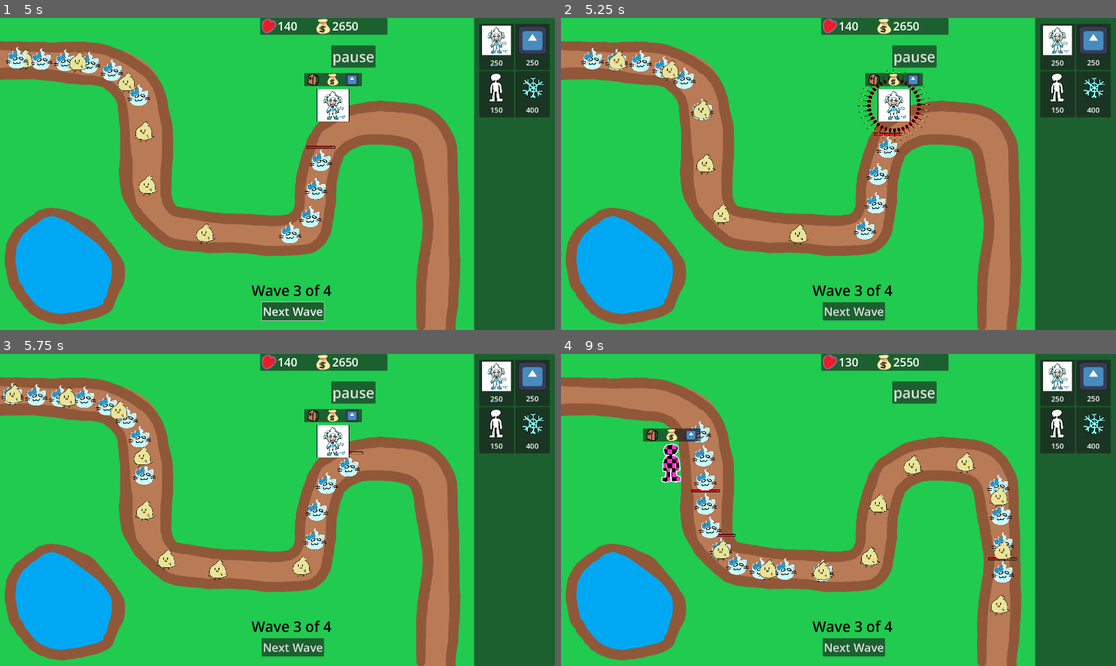
Above: before the commit, frames 1-4 (two rows, left to right).
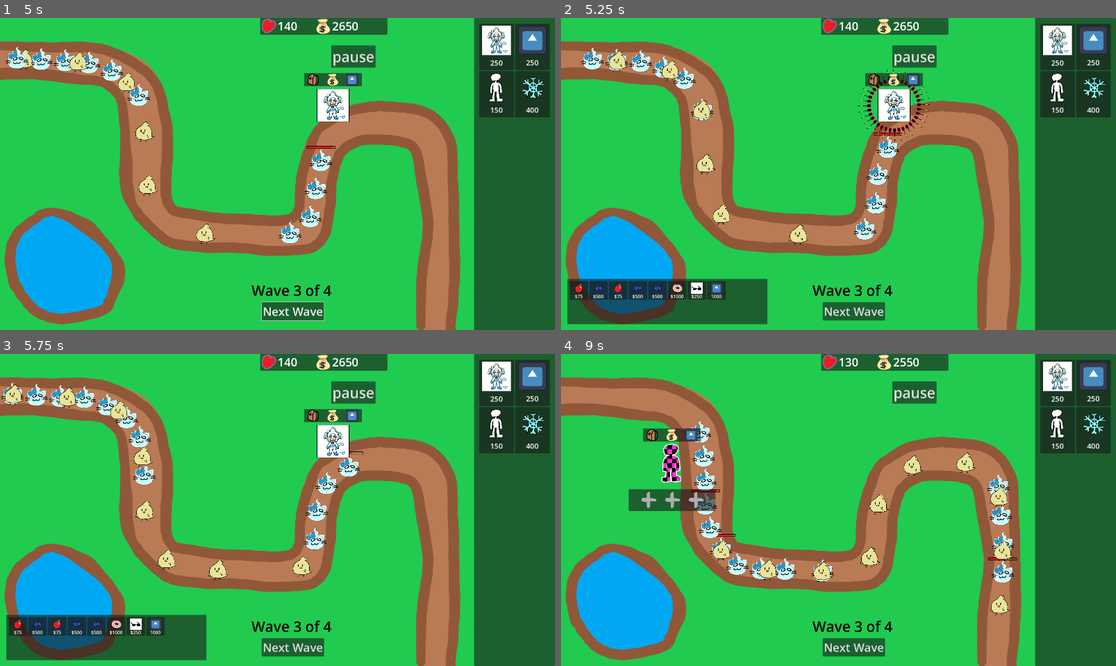
Above: after the commit, the same moments.

Repository: VitaminTree/Minki-Tower-Defense
Game: Godot game, scene res://UI/MainMenu.tscn
Two runs of this game, one before a commit and one after it. Both use one fixed random seed, a clock stepped at 60 frames per second and the inputs below. The engine's default icon, where the game draws it, is replaced by a stand-in: a white triangle on a blue panel in a dark square.
Inputs (mouse positions are in pixels of both pictures, inside the frame that each line leads up to):
- Up to frame 1 (5 s): click "Play" at 0.5 s; click "Next Wave" at 1.25 s; click "Next Wave" at 2 s; click "Next Wave" at 2.75 s; drag from (493, 46) to (333, 105) at 3.52 s; drag from (333, 105) to (249, 236) at 4.27 s
- Up to frame 2 (5.25 s): click (871, 80) at 5 s
- Up to frame 3 (5.75 s): no input
- Up to frame 4 (9 s): click (894, 416) at 5.75 s; move the mouse to (1093, 382) at 6.52 s; click (1093, 382) at 6.67 s; drag from (1054, 428) to (672, 463) at 7.27 s; drag from (672, 463) to (866, 510) at 8.02 s; click (688, 435) at 8.75 s

Frame 1 is identical in both runs. In frame 2, 5.3% of the frame differs, in the area x 1-38%, y 83-99%; in frame 3, 5.3%; in frame 4, 1.1%.

Commit message:
Inventory System added
Backpack holds all your items
An item can be applied to a tower for a price
A tower can hold up to three items total

Diff:
--- /dev/null
+++ b/Items/ItemData.gd
@@ -0,0 +1,6 @@
+class_name ItemData extends Resource
+
+@export var name: String = ""
+@export_multiline var description: String = ""
+@export var texture: Texture
+@export var price: int = 100
--- /dev/null
+++ b/Items/Shades.tres
@@ -0,0 +1,11 @@
+[gd_resource type="Resource" script_class="ItemData" load_steps=3 format=3 uid="uid://12rue67sdqr"]
+
+[ext_resource type="Script" path="res://Items/ItemData.gd" id="1_oo28j"]
+[ext_resource type="Texture2D" uid="uid://daqpuvgbr81d5" path="res://Assets/shades.png" id="2_i7lh8"]
+
+[resource]
+script = ExtResource("1_oo28j")
+name = "Sunglasses"
+description = "Never let them know your next move. Damage up, range down."
+texture = ExtResource("2_i7lh8")
+price = 250
--- /dev/null
+++ b/Items/apple.tres
@@ -0,0 +1,11 @@
+[gd_resource type="Resource" script_class="ItemData" load_steps=3 format=3 uid="uid://brhrsx7wkrp1h"]
+
+[ext_resource type="Script" path="res://Items/ItemData.gd" id="1_axr3s"]
+[ext_resource type="Texture2D" uid="uid://cdevvlae5rgyj" path="res://Assets/apple.png" id="2_pluxq"]
+
+[resource]
+script = ExtResource("1_axr3s")
+name = "Apple"
+description = "One a day keeps them away. Attacks travel a bit faster"
+texture = ExtResource("2_pluxq")
+price = 75
--- /dev/null
+++ b/Items/donut.tres
@@ -0,0 +1,11 @@
+[gd_resource type="Resource" script_class="ItemData" load_steps=3 format=3 uid="uid://dwxqlv1mqhnk5"]
+
+[ext_resource type="Script" path="res://Items/ItemData.gd" id="1_e1lmn"]
+[ext_resource type="Texture2D" uid="uid://dshgc8wiethbt" path="res://Assets/donut.png" id="2_2k125"]
+
+[resource]
+script = ExtResource("1_e1lmn")
+name = "Pink Frosted Donut"
+description = "Very bad for your diet"
+texture = ExtResource("2_2k125")
+price = 1000
--- /dev/null
+++ b/Items/fish.tres
@@ -0,0 +1,11 @@
+[gd_resource type="Resource" script_class="ItemData" load_steps=3 format=3 uid="uid://djcbhkiqt2b1c"]
+
+[ext_resource type="Script" path="res://Items/ItemData.gd" id="1_sudy4"]
+[ext_resource type="Texture2D" uid="uid://c6j88y2ek4etw" path="res://Assets/fish.png" id="2_obilp"]
+
+[resource]
+script = ExtResource("1_sudy4")
+name = "Blue Fish"
+description = "Quite Stinky."
+texture = ExtResource("2_obilp")
+price = 500
--- a/Scripts/BasicTower.gd
+++ b/Scripts/BasicTower.gd
@@ -6,13 +6,18 @@
 @export var timer: Timer
 @export var contextMenu: Panel
 @export var spriteOutline: Sprite2D
+@export var equipMenu: Panel
 
 var objectsInRange = []
 var target
 var selected: bool = false
 var hovering: bool = false
 
+# Do not prefill this; Exported for debugging purposes
+@export var upgrades: Array[ItemData] = []
+
 func _ready() -> void:
+	SignalMessenger.connect("TOWER_UPGRADED", place_items)
 	set_process_input(false)
 	contextMenu.visible = false
 	spriteOutline.visible = false
@@ -67,6 +72,15 @@
 	target = furthestTarget
 	return target
 
+func place_items() -> void:
+	var size = upgrades.size()
+	if size > 0:
+		equipMenu.index_one.texture = upgrades[0].texture
+	if size > 1:
+		equipMenu.index_two.texture = upgrades[1].texture
+	if size > 2:
+		equipMenu.index_three.texture = upgrades[2].texture
+
 
 # This function appears to trigger second
 func _on_input_event(_viewport, event, _shape_idx):
@@ -79,7 +93,10 @@
 func _unhandled_input(event):
 	if event is InputEventMouseButton and event.pressed and event.button_index == MOUSE_BUTTON_LEFT:
 		if not hovering:
-			selected = false
+			if selected:
+				SignalMessenger.INVENTORY_TOGGLED.emit(self, false)
+				selected = false
+			equipMenu.visible = false
 			contextMenu.visible = false
 			draw_outline()
 
--- a/Scripts/SignalMessenger.gd
+++ b/Scripts/SignalMessenger.gd
@@ -20,3 +20,10 @@
 signal MOUSE_OVER_WATER(state: bool)
 
 signal STATUS_APPLIED
+
+signal INVENTORY_TOGGLED(tower: Tower, make_visible: bool)
+# signal ITEM_CLICKED(index: int) [RELOCATED TO SlotPanel]
+signal INVENTORY_PROCESSED(backpack_data: BackpackData, index: int)
+signal INVENTORY_UPDATED(backpack_data: BackpackData)
+
+signal TOWER_UPGRADED
--- a/Towers/ExperimentalMinki.tscn
+++ b/Towers/ExperimentalMinki.tscn
@@ -8,6 +8,7 @@
 [ext_resource type="StyleBox" uid="uid://ruchrnlx762e" path="res://InvalidPlacement.tres" id="4_af4iy"]
 [ext_resource type="Texture2D" uid="uid://b8ovdiaq6k32m" path="res://Assets/icon.svg" id="4_x0qtk"]
 [ext_resource type="PackedScene" uid="uid://do4yo845lj8nv" path="res://UI/TowerContextMenu.tscn" id="7_gom1h"]
+[ext_resource type="PackedScene" uid="uid://db2dyj0u6qlg5" path="res://UI/TowerUpgradeMenu.tscn" id="9_wps7p"]
 
 [sub_resource type="RectangleShape2D" id="RectangleShape2D_v47a8"]
 size = Vector2(64, 64)
@@ -29,7 +30,7 @@
 axis_stretch_vertical = 1
 modulate_color = Color(1, 0.188235, 0.823529, 1)
 
-[node name="Tower" type="StaticBody2D" node_paths=PackedStringArray("rangeHitbox", "projectileOrigin", "timer", "contextMenu", "spriteOutline")]
+[node name="Tower" type="StaticBody2D" node_paths=PackedStringArray("rangeHitbox", "projectileOrigin", "timer", "contextMenu", "spriteOutline", "equipMenu")]
 collision_layer = 3
 input_pickable = true
 script = ExtResource("1_25dh4")
@@ -39,6 +40,7 @@
 timer = NodePath("BulletCooldown")
 contextMenu = NodePath("TowerMenu")
 spriteOutline = NodePath("OutlineShader")
+equipMenu = NodePath("EquipMenu")
 
 [node name="TowerShape" type="CollisionShape2D" parent="."]
 shape = SubResource("RectangleShape2D_v47a8")
@@ -107,6 +109,11 @@
 tower = NodePath("..")
 metadata/_edit_use_anchors_ = true
 
+[node name="EquipMenu" parent="." instance=ExtResource("9_wps7p")]
+visible = false
+offset_top = 49.0
+offset_bottom = 124.0
+
 [connection signal="input_event" from="." to="." method="_on_input_event"]
 [connection signal="mouse_entered" from="." to="." method="_on_mouse_entered"]
 [connection signal="mouse_exited" from="." to="." method="_on_mouse_exited"]
--- a/Towers/FreezingMinki.tscn
+++ b/Towers/FreezingMinki.tscn
@@ -8,6 +8,7 @@
 [ext_resource type="Shader" path="res://DefaultDude.gdshader" id="4_v05mu"]
 [ext_resource type="StyleBox" uid="uid://ruchrnlx762e" path="res://InvalidPlacement.tres" id="5_11a7t"]
 [ext_resource type="PackedScene" uid="uid://do4yo845lj8nv" path="res://UI/TowerContextMenu.tscn" id="8_1q51o"]
+[ext_resource type="PackedScene" uid="uid://db2dyj0u6qlg5" path="res://UI/TowerUpgradeMenu.tscn" id="9_meioc"]
 
 [sub_resource type="RectangleShape2D" id="RectangleShape2D_6r78o"]
 size = Vector2(128, 128)
@@ -29,7 +30,7 @@
 axis_stretch_vertical = 1
 modulate_color = Color(0.14902, 0.188235, 0.823529, 1)
 
-[node name="FreezingMinki" type="StaticBody2D" node_paths=PackedStringArray("rangeHitbox", "projectileOrigin", "timer", "contextMenu", "spriteOutline")]
+[node name="FreezingMinki" type="StaticBody2D" node_paths=PackedStringArray("rangeHitbox", "projectileOrigin", "timer", "contextMenu", "spriteOutline", "equipMenu")]
 input_pickable = true
 script = ExtResource("1_5q48e")
 projectile = ExtResource("2_8gw5k")
@@ -38,6 +39,7 @@
 timer = NodePath("BulletCooldown")
 contextMenu = NodePath("TowerMenu")
 spriteOutline = NodePath("OutlineShader")
+equipMenu = NodePath("EquipMenu")
 
 [node name="TowerShape" type="CollisionShape2D" parent="."]
 shape = SubResource("RectangleShape2D_6r78o")
@@ -105,6 +107,11 @@
 tower = NodePath("..")
 metadata/_edit_use_anchors_ = true
 
+[node name="EquipMenu" parent="." instance=ExtResource("9_meioc")]
+visible = false
+offset_top = 100.0
+offset_bottom = 175.0
+
 [connection signal="input_event" from="." to="." method="_on_input_event"]
 [connection signal="mouse_entered" from="." to="." method="_on_mouse_entered"]
 [connection signal="mouse_exited" from="." to="." method="_on_mouse_exited"]
--- a/Towers/IceMinki.tscn
+++ b/Towers/IceMinki.tscn
@@ -7,6 +7,7 @@
 [ext_resource type="StyleBox" uid="uid://ruchrnlx762e" path="res://InvalidPlacement.tres" id="4_ku0nn"]
 [ext_resource type="Shader" path="res://DefaultDude.gdshader" id="5_n7kc0"]
 [ext_resource type="PackedScene" uid="uid://do4yo845lj8nv" path="res://UI/TowerContextMenu.tscn" id="6_v4eli"]
+[ext_resource type="PackedScene" uid="uid://db2dyj0u6qlg5" path="res://UI/TowerUpgradeMenu.tscn" id="8_xm4dd"]
 
 [sub_resource type="RectangleShape2D" id="RectangleShape2D_tr8sk"]
 size = Vector2(109, 110)
@@ -22,7 +23,7 @@
 shader_parameter/inside = false
 shader_parameter/add_margins = true
 
-[node name="IceMinkiTower" type="StaticBody2D" node_paths=PackedStringArray("rangeHitbox", "projectileOrigin", "timer", "contextMenu", "spriteOutline")]
+[node name="IceMinkiTower" type="StaticBody2D" node_paths=PackedStringArray("rangeHitbox", "projectileOrigin", "timer", "contextMenu", "spriteOutline", "equipMenu")]
 input_pickable = true
 script = ExtResource("1_0cejt")
 projectile = ExtResource("2_hnokn")
@@ -31,6 +32,7 @@
 timer = NodePath("BulletCooldown")
 contextMenu = NodePath("TowerMenu")
 spriteOutline = NodePath("OutlineShader")
+equipMenu = NodePath("EquipMenu")
 
 [node name="TowerShape" type="CollisionShape2D" parent="."]
 position = Vector2(-0.5, 0)
@@ -84,6 +86,9 @@
 offset_bottom = -66.0
 tower = NodePath("..")
 
+[node name="EquipMenu" parent="." instance=ExtResource("8_xm4dd")]
+visible = false
+
 [connection signal="input_event" from="." to="." method="_on_input_event"]
 [connection signal="mouse_entered" from="." to="." method="_on_mouse_entered"]
 [connection signal="mouse_exited" from="." to="." method="_on_mouse_exited"]
--- a/Towers/PurpleMinki.tscn
+++ b/Towers/PurpleMinki.tscn
@@ -8,6 +8,7 @@
 [ext_resource type="StyleBox" uid="uid://ruchrnlx762e" path="res://InvalidPlacement.tres" id="3_uqt4y"]
 [ext_resource type="Shader" path="res://DefaultDude.gdshader" id="4_6wx7a"]
 [ext_resource type="PackedScene" uid="uid://do4yo845lj8nv" path="res://UI/TowerContextMenu.tscn" id="8_xb7pb"]
+[ext_resource type="PackedScene" uid="uid://db2dyj0u6qlg5" path="res://UI/TowerUpgradeMenu.tscn" id="9_8haqs"]
 
 [sub_resource type="RectangleShape2D" id="RectangleShape2D_tr8sk"]
 size = Vector2(109, 110)
@@ -29,7 +30,7 @@
 axis_stretch_vertical = 1
 modulate_color = Color(1, 0.188235, 0.823529, 1)
 
-[node name="TempMinkiTower" type="StaticBody2D" node_paths=PackedStringArray("rangeHitbox", "projectileOrigin", "timer", "contextMenu", "spriteOutline")]
+[node name="TempMinkiTower" type="StaticBody2D" node_paths=PackedStringArray("rangeHitbox", "projectileOrigin", "timer", "contextMenu", "spriteOutline", "equipMenu")]
 input_pickable = true
 script = ExtResource("1_1s836")
 projectile = ExtResource("2_afh23")
@@ -38,6 +39,7 @@
 timer = NodePath("BulletCooldown")
 contextMenu = NodePath("TowerMenu")
 spriteOutline = NodePath("OutlineShader")
+equipMenu = NodePath("EquipMenu")
 
 [node name="TowerShape" type="CollisionShape2D" parent="."]
 position = Vector2(-0.5, 0)
@@ -104,6 +106,11 @@
 offset_bottom = -75.0
 tower = NodePath("..")
 
+[node name="EquipMenu" parent="." instance=ExtResource("9_8haqs")]
+visible = false
+offset_top = 90.0
+offset_bottom = 165.0
+
 [connection signal="input_event" from="." to="." method="_on_input_event"]
 [connection signal="mouse_entered" from="." to="." method="_on_mouse_entered"]
 [connection signal="mouse_exited" from="." to="." method="_on_mouse_exited"]
--- a/Towers/TowerOptions.gd
+++ b/Towers/TowerOptions.gd
@@ -2,16 +2,18 @@
 
 @export var tower: Tower
 
+@onready var equip_menu = $"../EquipMenu"
 
 
 func _on_backpack_button_pressed():
-	print("Backpack button pressed")
+	SignalMessenger.INVENTORY_TOGGLED.emit(tower, true)
 
 
 func _on_sell_button_pressed():
+	SignalMessenger.INVENTORY_TOGGLED.emit(tower, false)
 	SignalMessenger.MONEY_PAYMENT.emit(50)
 	tower.queue_free()
 
 
 func _on_third_button_pressed():
-	print("Third option pressed")
+	equip_menu.visible = !equip_menu.visible
--- /dev/null
+++ b/UI/Inventory/BackpackData.gd
@@ -0,0 +1,19 @@
+class_name BackpackData extends Resource
+
+@export var slot_datas: Array[SlotData]
+
+
+func slot_clicked(index: int) -> void:
+	SignalMessenger.INVENTORY_PROCESSED.emit(self, index)
+
+
+func purchase_slot_data(index: int, balance) -> SlotData:
+	var slot_data = slot_datas[index]
+	if not slot_data:
+		return null
+	if balance < slot_data.item_data.price:
+		return null
+	SignalMessenger.MONEY_PAYMENT.emit(-1*slot_data.item_data.price)
+	slot_datas[index] = null
+	SignalMessenger.INVENTORY_UPDATED.emit(self)
+	return slot_data
--- /dev/null
+++ b/UI/Inventory/BackpackPanel.gd
@@ -0,0 +1,54 @@
+extends PanelContainer
+
+const Slot = preload("res://UI/Inventory/slot.tscn")
+
+@onready var item_grid = $MarginContainer/ItemGrid
+
+@export var money: RichTextLabel
+
+var target_tower: Tower
+
+# !! NOTICE !!
+# Inventory should be dynamically passed, maybe to a "Player" node?
+# For testing purposes, this is OK for now
+func _ready() -> void:
+	SignalMessenger.connect("INVENTORY_TOGGLED", show_backpack)
+	SignalMessenger.connect("INVENTORY_PROCESSED", on_inventory_interact) # likely to need to move to anotehr location, but that's the beauty of using signals
+	SignalMessenger.connect("INVENTORY_UPDATED", fill_item_grid)
+	var inv_data = preload("res://UI/Inventory/TestInventory.tres")
+	fill_item_grid(inv_data)
+
+
+func fill_item_grid(backpack_data: BackpackData) -> void:
+	# Clear the inventory before loading data
+	for child in item_grid.get_children():
+		child.queue_free()
+
+
+	for slot_data in backpack_data.slot_datas:
+		var slot = Slot.instantiate()
+		item_grid.add_child(slot)
+
+		# Interestingly, I can connect a signal to a parameter's function
+		slot.connect("ITEM_CLICKED", backpack_data.slot_clicked)
+
+		if slot_data:
+			slot.set_slot_data(slot_data)
+
+
+func show_backpack(tower: Tower, make_visible: bool) -> void:
+	target_tower = tower
+	self.visible = make_visible
+
+
+func on_inventory_interact(backpack_data: BackpackData, index: int) -> void:
+	var balance = int(money.text)
+	var tower_upgrade_count = target_tower.upgrades.size()
+	if tower_upgrade_count < 3:
+		var grabbed_slot_data = backpack_data.purchase_slot_data(index, balance)
+		print(grabbed_slot_data)
+		if grabbed_slot_data:
+			target_tower.upgrades.append(grabbed_slot_data.item_data)
+			SignalMessenger.TOWER_UPGRADED.emit()
+	else:
+		print("UPGRADE LIMIT REACHED FOR THIS TOWER")
--- /dev/null
+++ b/UI/Inventory/SlotData.gd
@@ -0,0 +1,3 @@
+class_name SlotData extends Resource
+
+@export var item_data: ItemData
--- /dev/null
+++ b/UI/Inventory/SlotPanel.gd
@@ -0,0 +1,18 @@
+extends PanelContainer
+
+@onready var texture_rect = $MarginContainer/TextureRect
+@onready var price_label = $PriceLabel
+
+signal ITEM_CLICKED(index: int)
+
+
+func set_slot_data(slot_data: SlotData) -> void:
+	var item_data = slot_data.item_data
+	texture_rect.texture = item_data.texture
+	tooltip_text = "%s\n%s" % [item_data.name, item_data.description]
+	price_label.text = "$%s" % [item_data.price]
+
+
+func _on_gui_input(event: InputEvent) -> void:
+	if event is InputEventMouseButton and event.pressed:
+		ITEM_CLICKED.emit(get_index())
--- /dev/null
+++ b/UI/Inventory/TestInventory.tres
@@ -0,0 +1,40 @@
+[gd_resource type="Resource" script_class="BackpackData" load_steps=14 format=3 uid="uid://c3cn3wx7r1a77"]
+
+[ext_resource type="Script" path="res://UI/Inventory/BackpackData.gd" id="1_l6x2s"]
+[ext_resource type="Resource" uid="uid://brhrsx7wkrp1h" path="res://Items/apple.tres" id="2_k3tg7"]
+[ext_resource type="Script" path="res://UI/Inventory/SlotData.gd" id="3_pqesc"]
+[ext_resource type="Resource" uid="uid://djcbhkiqt2b1c" path="res://Items/fish.tres" id="4_1d3o0"]
+[ext_resource type="Resource" uid="uid://12rue67sdqr" path="res://Items/Shades.tres" id="4_pg57f"]
+[ext_resource type="Resource" uid="uid://dwxqlv1mqhnk5" path="res://Items/donut.tres" id="5_0nyna"]
+
+[sub_resource type="Resource" id="Resource_yw6kw"]
+script = ExtResource("3_pqesc")
+item_data = ExtResource("2_k3tg7")
+
+[sub_resource type="Resource" id="Resource_bm520"]
+script = ExtResource("3_pqesc")
+item_data = ExtResource("4_1d3o0")
+
+[sub_resource type="Resource" id="Resource_vaqeb"]
+script = ExtResource("3_pqesc")
+item_data = ExtResource("2_k3tg7")
+
+[sub_resource type="Resource" id="Resource_fnuqy"]
+script = ExtResource("3_pqesc")
+item_data = ExtResource("4_1d3o0")
+
+[sub_resource type="Resource" id="Resource_arl3i"]
+script = ExtResource("3_pqesc")
+item_data = ExtResource("4_1d3o0")
+
+[sub_resource type="Resource" id="Resource_4wfc5"]
+script = ExtResource("3_pqesc")
+item_data = ExtResource("5_0nyna")
+
+[sub_resource type="Resource" id="Resource_kub2q"]
+script = ExtResource("3_pqesc")
+item_data = ExtResource("4_pg57f")
+
+[resource]
+script = ExtResource("1_l6x2s")
+slot_datas = Array[ExtResource("3_pqesc")]([SubResource("Resource_yw6kw"), SubResource("Resource_bm520"), SubResource("Resource_vaqeb"), SubResource("Resource_fnuqy"), SubResource("Resource_arl3i"), SubResource("Resource_4wfc5"), SubResource("Resource_kub2q"), null])
--- /dev/null
+++ b/UI/Inventory/slot.tscn
@@ -0,0 +1,32 @@
+[gd_scene load_steps=3 format=3 uid="uid://bfjfakf71xh17"]
+
+[ext_resource type="Script" path="res://UI/Inventory/SlotPanel.gd" id="1_a55n4"]
+[ext_resource type="Texture2D" uid="uid://b8ovdiaq6k32m" path="res://Assets/icon.svg" id="1_wnpgp"]
+
+[node name="Slot" type="PanelContainer"]
+custom_minimum_size = Vector2(64, 64)
+offset_right = 64.0
+offset_bottom = 64.0
+script = ExtResource("1_a55n4")
+
+[node name="MarginContainer" type="MarginContainer" parent="."]
+layout_mode = 2
+theme_override_constants/margin_left = 4
+theme_override_constants/margin_top = 4
+theme_override_constants/margin_right = 4
+theme_override_constants/margin_bottom = 20
+
+[node name="TextureRect" type="TextureRect" parent="MarginContainer"]
+layout_mode = 2
+texture = ExtResource("1_wnpgp")
+expand_mode = 1
+stretch_mode = 5
+
+[node name="PriceLabel" type="Label" parent="."]
+layout_mode = 2
+size_flags_vertical = 8
+text = "1000"
+horizontal_alignment = 1
+vertical_alignment = 2
+
+[connection signal="gui_input" from="." to="." method="_on_gui_input"]
--- /dev/null
+++ b/UI/TowerUpgradeMenu.gd
@@ -0,0 +1,7 @@
+extends Panel
+
+@onready var index_one = $HBoxContainer/TextureButton
+@onready var index_two = $HBoxContainer/TextureButton2
+@onready var index_three = $HBoxContainer/TextureButton3
+
+var items: Array[Label] = [index_one, index_two, index_three]
--- /dev/null
+++ b/UI/TowerUpgradeMenu.tscn
@@ -0,0 +1,50 @@
+[gd_scene load_steps=3 format=3 uid="uid://db2dyj0u6qlg5"]
+
+[ext_resource type="Texture2D" uid="uid://qdhh7sji4y2j" path="res://Assets/plus.png" id="1_83r2e"]
+[ext_resource type="Script" path="res://UI/TowerUpgradeMenu.gd" id="1_rffj1"]
+
+[node name="EquipMenu" type="Panel"]
+offset_left = -150.0
+offset_top = 75.0
+offset_right = 150.0
+offset_bottom = 150.0
+script = ExtResource("1_rffj1")
+
+[node name="HBoxContainer" type="HBoxContainer" parent="."]
+layout_mode = 1
+anchors_preset = 8
+anchor_left = 0.5
+anchor_top = 0.5
+anchor_right = 0.5
+anchor_bottom = 0.5
+offset_left = -121.0
+offset_top = -31.5
+offset_right = 121.0
+offset_bottom = 31.5
+grow_horizontal = 2
+grow_vertical = 2
+alignment = 1
+
+[node name="TextureButton" type="TextureRect" parent="HBoxContainer"]
+layout_mode = 2
+size_flags_horizontal = 3
+texture = ExtResource("1_83r2e")
+expand_mode = 1
+stretch_mode = 5
+flip_h = true
+
+[node name="TextureButton2" type="TextureRect" parent="HBoxContainer"]
+layout_mode = 2
+size_flags_horizontal = 3
+texture = ExtResource("1_83r2e")
+expand_mode = 1
+stretch_mode = 5
+flip_h = true
+
+[node name="TextureButton3" type="TextureRect" parent="HBoxContainer"]
+layout_mode = 2
+size_flags_horizontal = 3
+texture = ExtResource("1_83r2e")
+expand_mode = 1
+stretch_mode = 5
+flip_h = true
--- /dev/null
+++ b/UI/inventory_panel.tscn
@@ -0,0 +1,70 @@
+[gd_scene load_steps=3 format=3 uid="uid://cnll5myl1ee0f"]
+
+[ext_resource type="Script" path="res://UI/Inventory/BackpackPanel.gd" id="1_x7qhe"]
+[ext_resource type="PackedScene" uid="uid://bfjfakf71xh17" path="res://UI/Inventory/slot.tscn" id="2_yfai1"]
+
+[node name="InventoryPanel" type="PanelContainer"]
+offset_left = 22.0
+offset_top = 903.0
+offset_right = 714.0
+offset_bottom = 1060.0
+script = ExtResource("1_x7qhe")
+
+[node name="MarginContainer" type="MarginContainer" parent="."]
+layout_mode = 2
+theme_override_constants/margin_left = 8
+theme_override_constants/margin_top = 8
+theme_override_constants/margin_right = 8
+theme_override_constants/margin_bottom = 8
+
+[node name="ItemGrid" type="GridContainer" parent="MarginContainer"]
+layout_mode = 2
+columns = 10
+
+[node name="Slot" parent="MarginContainer/ItemGrid" instance=ExtResource("2_yfai1")]
+layout_mode = 2
+
+[node name="Slot2" parent="MarginContainer/ItemGrid" instance=ExtResource("2_yfai1")]
+layout_mode = 2
+
+[node name="Slot3" parent="MarginContainer/ItemGrid" instance=ExtResource("2_yfai1")]
+layout_mode = 2
+
+[node name="Slot4" parent="MarginContainer/ItemGrid" instance=ExtResource("2_yfai1")]
+layout_mode = 2
+
+[node name="Slot5" parent="MarginContainer/ItemGrid" instance=ExtResource("2_yfai1")]
+layout_mode = 2
+
+[node name="Slot6" parent="MarginContainer/ItemGrid" instance=ExtResource("2_yfai1")]
+layout_mode = 2
+
+[node name="Slot7" parent="MarginContainer/ItemGrid" instance=ExtResource("2_yfai1")]
+layout_mode = 2
+
+[node name="Slot8" parent="MarginContainer/ItemGrid" instance=ExtResource("2_yfai1")]
+layout_mode = 2
+
+[node name="Slot9" parent="MarginContainer/ItemGrid" instance=ExtResource("2_yfai1")]
+layout_mode = 2
+
+[node name="Slot10" parent="MarginContainer/ItemGrid" instance=ExtResource("2_yfai1")]
+layout_mode = 2
+
+[node name="Slot11" parent="MarginContainer/ItemGrid" instance=ExtResource("2_yfai1")]
+layout_mode = 2
+
+[node name="Slot12" parent="MarginContainer/ItemGrid" instance=ExtResource("2_yfai1")]
+layout_mode = 2
+
+[node name="Slot13" parent="MarginContainer/ItemGrid" instance=ExtResource("2_yfai1")]
+layout_mode = 2
+
+[node name="Slot14" parent="MarginContainer/ItemGrid" instance=ExtResource("2_yfai1")]
+layout_mode = 2
+
+[node name="Slot15" parent="MarginContainer/ItemGrid" instance=ExtResource("2_yfai1")]
+layout_mode = 2
+
+[node name="Slot16" parent="MarginContainer/ItemGrid" instance=ExtResource("2_yfai1")]
+layout_mode = 2
--- a/UI/ui.tscn
+++ b/UI/ui.tscn
@@ -12,6 +12,7 @@
 [ext_resource type="Texture2D" uid="uid://b5xso582ggq0r" path="res://Assets/person.png" id="8_lc4wy"]
 [ext_resource type="PackedScene" uid="uid://xr1agxks51pu" path="res://Towers/FreezingMinki.tscn" id="11_0f5dw"]
 [ext_resource type="Texture2D" uid="uid://cvcyxobda58s6" path="res://Assets/snowflake.png" id="12_hu68y"]
+[ext_resource type="PackedScene" uid="uid://cnll5myl1ee0f" path="res://UI/inventory_panel.tscn" id="13_smvxm"]
 
 [node name="UI" type="CanvasLayer"]
 
@@ -104,3 +105,7 @@
 price = 400
 unit = ExtResource("11_0f5dw")
 texture = ExtResource("12_hu68y")
+
+[node name="InventoryPanel" parent="." node_paths=PackedStringArray("money") instance=ExtResource("13_smvxm")]
+visible = false
+money = NodePath("../Resource Panel/HBoxContainer/MoneyLabel")
Binary file added: Assets/apple.png
Not shown, added: Assets/apple.png.import
Binary file added: Assets/donut.png
Not shown, added: Assets/donut.png.import
Binary file added: Assets/fish.png
Not shown, added: Assets/fish.png.import
Binary file added: Assets/plus.png
Not shown, added: Assets/plus.png.import
Binary file added: Assets/shades.png
Not shown, added: Assets/shades.png.import
Binary file added: Assets/what.png
Not shown, added: Assets/what.png.import
(and 5 more such lines)
